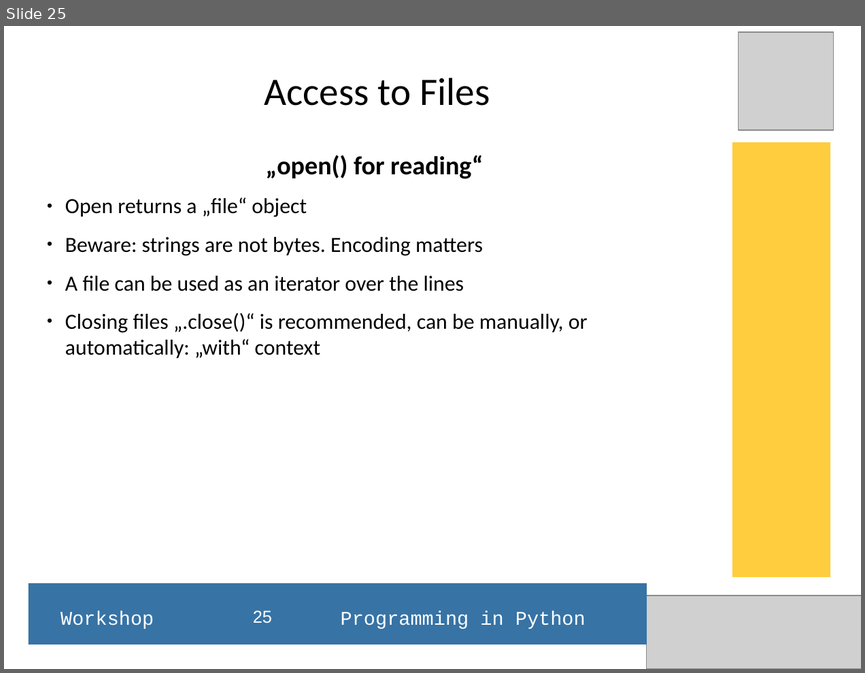
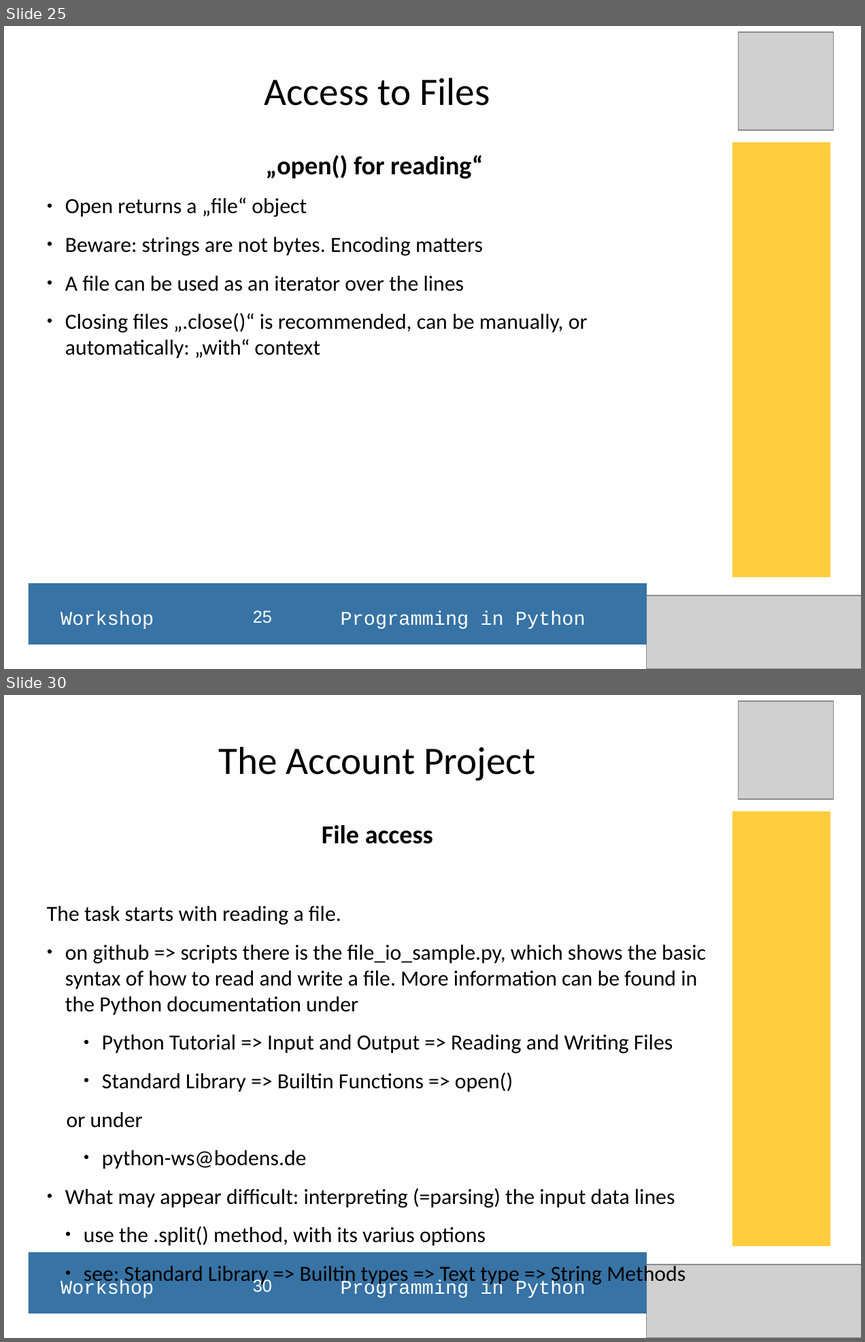
Before and after one commit to hans-boden/pyws-fablab-lisbon, a slide deck: resources/python_ws_2016Q1.odp. Shown one above the other, each under a label of ours: slide 25 before the commit, slides 25 and 30 after it; the slides between them are not shown. The pictures are 865x673 and 865x1342 pixels, drawn with LibreOffice and Linux fonts; fonts in the diff are those of the drawing; grey boxes stand for pictures. Boxes give left, top, right and bottom in pixels: in the first picture for what was removed or moved away, otherwise in the second. Text is boxed around its words. In the diff, an @@ line names an element or a change of style, - is before the commit and + after.

```diff
--- a/resources/python_ws_2016Q1.odp
+++ b/resources/python_ws_2016Q1.odp
@@ slide 30 added at box(4, 695, 861, 1338), background #FFFFFF @@
@@ picture added at box(738, 701, 834, 799) @@
@@ title added at box(219, 747, 535, 781), 36 pt, text #000000 @@
+The Account Project
@@ rectangle added at box(732, 812, 830, 1246), fill #FFCD3D @@
@@ subtitle added at box(47, 825, 706, 1286), 20 pt, text #000000 @@
+File access
+The task starts with reading a file.
+● on github => scripts there is the file_io_sample.py, which shows the basic syntax of how to read and write a file. More information can be found in the Python documentation under
+    ● Python Tutorial => Input and Output => Reading and Writing Files
+    ● Standard Library => Builtin Functions => open()
+or under
+    ● python-ws@bodens.de
+● What may appear difficult: interpreting (=parsing) the input data lines
+  ● use the .split() method, with its varius options
+  ● see: Standard Library => Builtin types => Text type => String Methods
@@ rectangle added at box(28, 1253, 646, 1314), fill #3773A5 @@
@@ picture added at box(647, 1264, 861, 1337) @@
@@ text added at box(60, 1279, 585, 1297), 18 pt, text #FFFFFF @@
+Workshop Programming in Python
@@ page number added at box(253, 1277, 272, 1292), 16 pt, text #FFFFFF @@
+30
```
Also in this commit, not shown: 2 slides changed, 6 other slides added, 1 slide removed, 9 other files.
